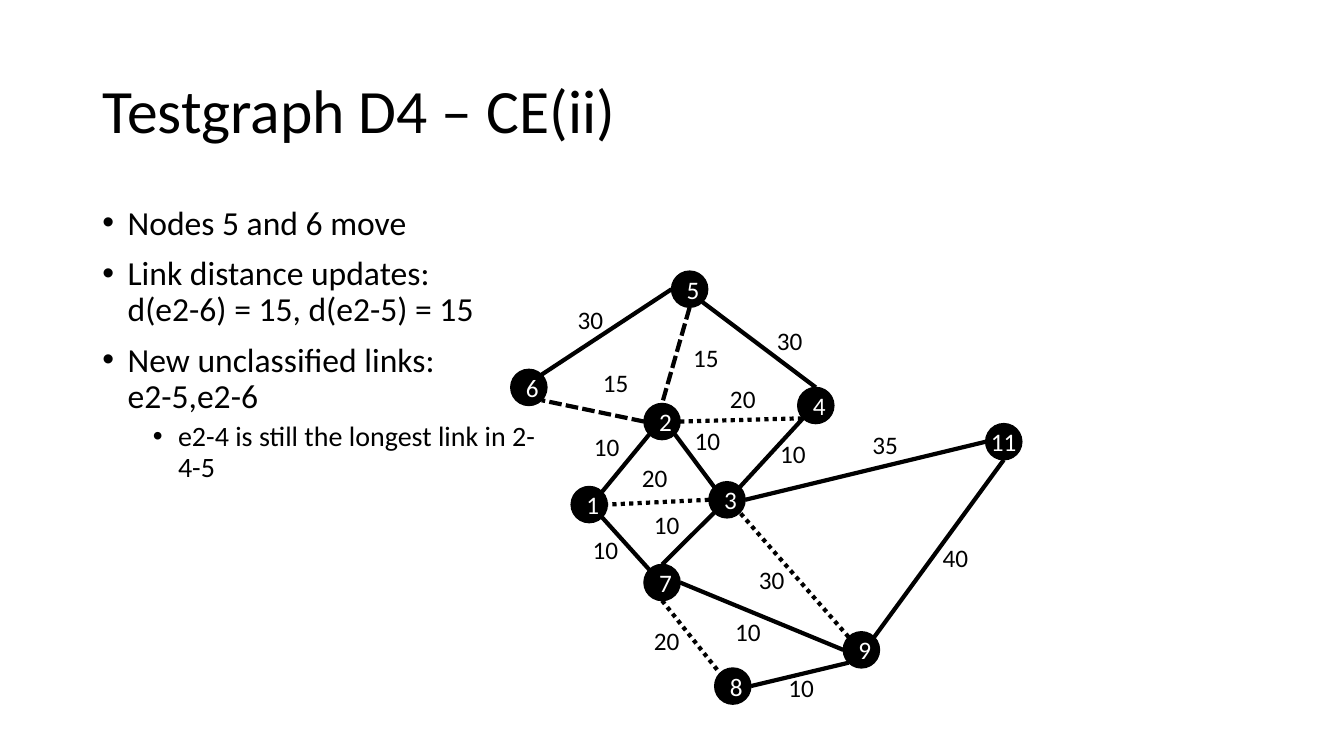
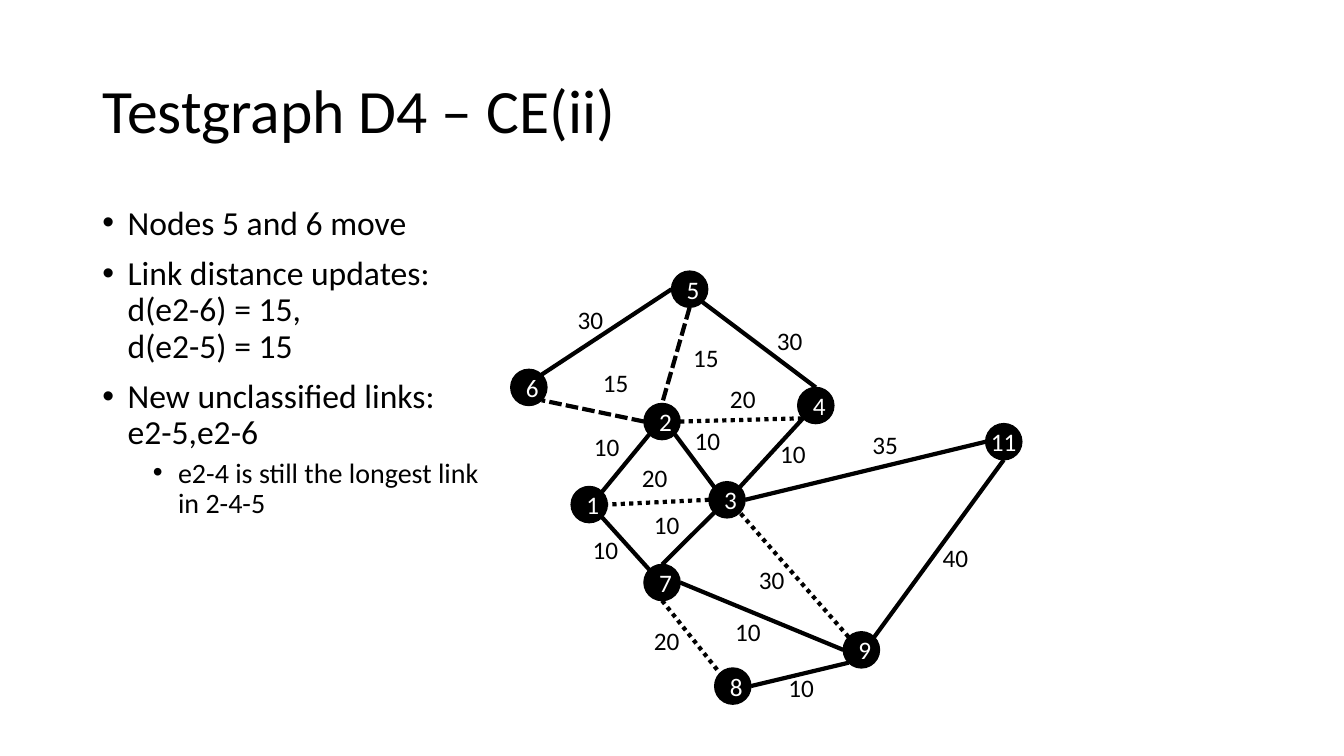
Before and after one commit to eMoflon/cobolt, a slide deck: slide 7 of de.tudarmstadt.maki.modeling.jvlc/instances/testgraphs.pptx. Drawn at 1344x756 pixels with LibreOffice and Linux fonts; fonts in the diff are those of the drawing. Boxes give left, top, right and bottom in pixels: in the first picture for what was removed or moved away, otherwise in the second. Text is boxed around its words. In the diff, an @@ line names an element or a change of style, - is before the commit and + after.

```diff
--- a/de.tudarmstadt.maki.modeling.jvlc/instances/testgraphs.pptx
+++ b/de.tudarmstadt.maki.modeling.jvlc/instances/testgraphs.pptx
@@ text "Nodes 5 and 6 move" rewrapped from <box>128,211,535,477</box> to <box>128,211,478,513</box> @@
```
Also in this commit, not shown: 1 other slide changed, 3 other files.
